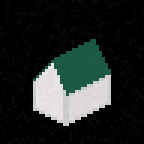
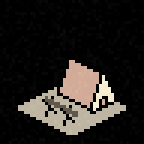
Layered file, before and after one edit (144px x 144px). Changes by layer:
added group "Layer Group" with 7 layers above "Directions" over [left=42, top=57, right=120, bottom=126]
added group "Wood" with 2 layers in group "Layer Group" over [left=42, top=96, right=78, bottom=126]
added layer "Lines copy #1" in group "Wood" over [left=45, top=96, right=78, bottom=117]
added layer "Lines copy" in group "Wood" over [left=42, top=96, right=75, bottom=126]
added group "House" with 3 layers in group "Layer Group" over [left=57, top=57, right=120, bottom=114]
added layer "Lines" in group "House" over [left=57, top=57, right=120, bottom=114]
added layer "Roof #1" in group "House" over [left=60, top=60, right=105, bottom=108]
moved "Walls" into group "House", painted on it over [left=36, top=60, right=114, bottom=120]
added group "Directions" with 8 layers above "Yard" over [left=18, top=78, right=126, bottom=135]
added layer "None" in group "Directions" over [left=18, top=78, right=126, bottom=135]
renamed "Edges" to "Yard", moved it above "path_05.png", painted on it over [left=18, top=72, right=126, bottom=135]
removed layer "Walls dark" over [left=69, top=78, right=108, bottom=120]
renamed "Roof" to "path_05.png", hid it, painted on it, unmasked it over [left=18, top=39, right=126, bottom=135]
